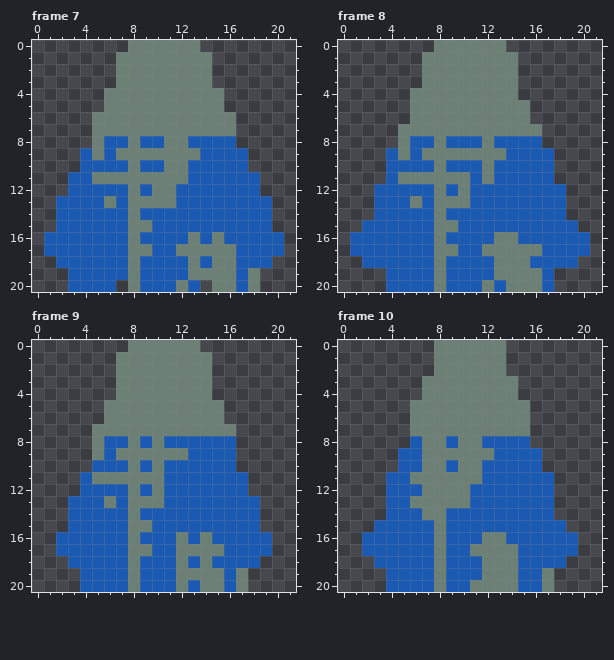
File history of a pixel-art file, Resources/wip/enemy/1A/topclose.aseprite. This is how it looked before the edit.
22x21 pixels, 64 frames. Shown: frame 7, frame 8, frame 9, frame 10. The commit also changed other frames, which this record leaves out.
Once edited:
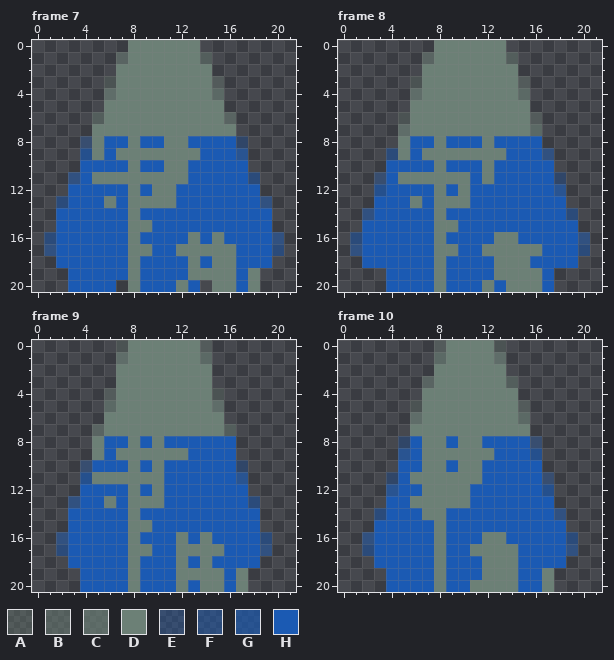
Palette (. is transparent): A #6c807655  B #6c80767f  C #6c8076aa  D #6c8076  E #1b5ab355  F #1b5ab37f  G #1b5ab3aa  H #1b5ab3
The exact change:
Changed rows in their new state; - is an unchanged pixel.
Frame 7:
first column x 1:
 1 ------B------B------
 3 -----A--------A-----
 4 -----C--------C-----
 6 ----B----------B----
 8 ---E------------E---
 9 ---G------------G---
11 --F--------------F--
13 -F----------------F-
16 F------------------F
17 F------------------F
Frame 8:
first column x 1:
 1 ------B------B------
 3 -----A--------A-----
 4 -----C--------C-----
 6 ----A----------A----
 7 ----C----------C----
 9 ---F------------F---
11 --E--------------E--
12 --G--------------G--
14 -F----------------F-
16 F------------------F
17 F------------------F
Frame 9:
first column x 2:
 0 -----A------A-----
 1 -----C------C-----
 4 ----A--------A----
 5 ----C--------C----
 7 ---B----------B---
10 --E------------E--
11 --G------------G--
13 -F--------------F-
16 F----------------F
17 F----------------F
Frame 10:
first column x 2:
 0 ------A----A------
 1 ------C----C------
 3 -----B------B-----
 5 ----A--------A----
 6 ----C--------C----
 8 ---E----------E---
 9 ---G----------G---
11 --E------------E--
12 --G------------G--
14 -F--------------F-
16 F----------------F
17 F----------------F
